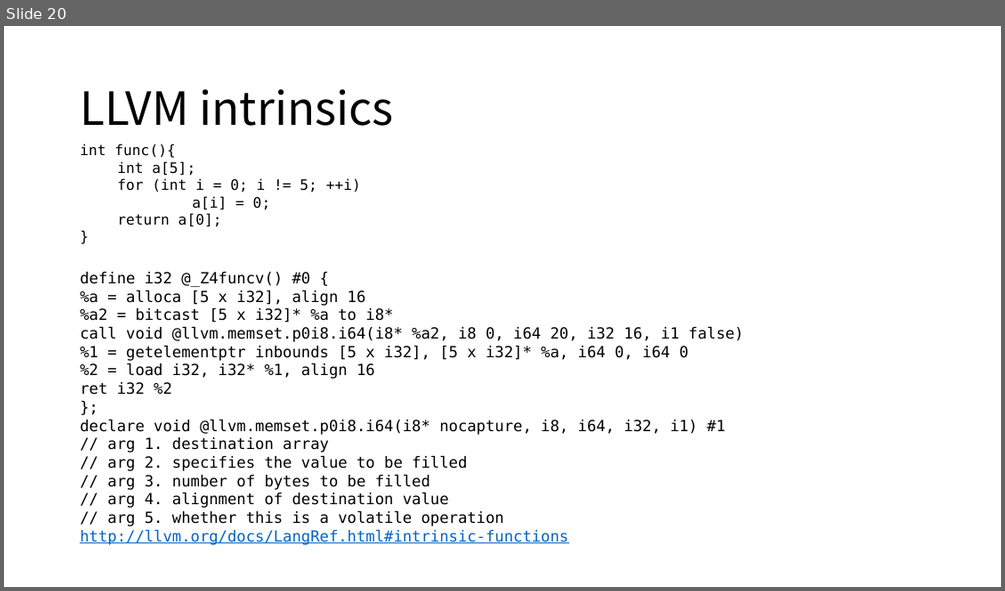
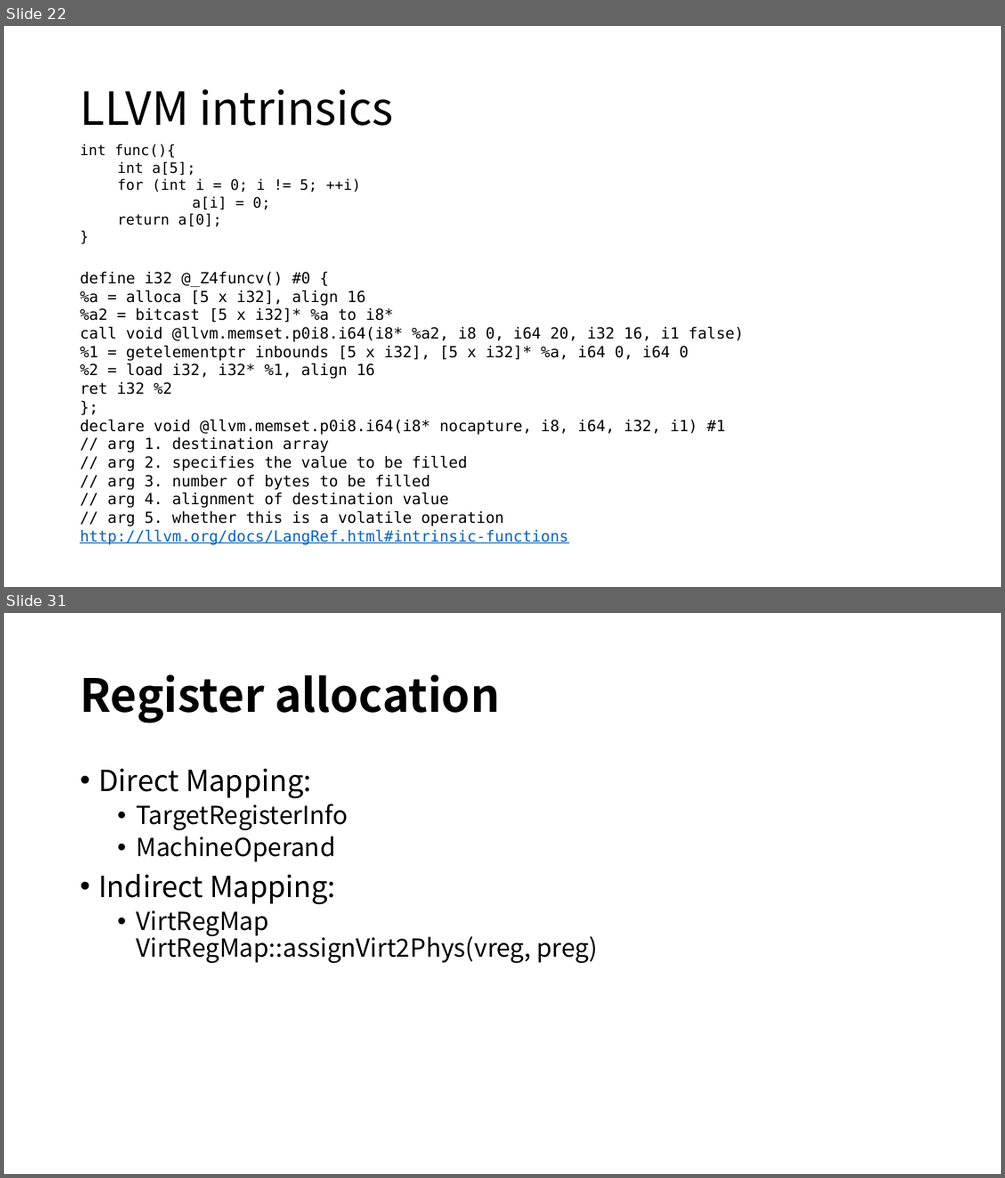
Before and after one commit to xiazhiqian/PPT-Work, a slide deck: LLVM Notes.pptx. Shown one above the other, each under a label of ours: slide 20 before the commit, slides 22 and 31 after it; the slides between them are not shown. The pictures are 1005x591 and 1005x1178 pixels, drawn with LibreOffice and Linux fonts; fonts in the diff are those of the drawing. Boxes give left, top, right and bottom in pixels: in the first picture for what was removed or moved away, otherwise in the second. Text is boxed around its words. In the diff, an @@ line names an element or a change of style, - is before the commit and + after.

```diff
--- a/LLVM Notes.pptx
+++ b/LLVM Notes.pptx
@@ slide 31 added at box(4, 613, 1001, 1174), background #FFFFFF @@
@@ title added at box(80, 674, 500, 723), 44 pt, text #000000, bold @@
+Register allocation
@@ text added at box(98, 768, 599, 963), 24 pt, text #000000 @@
+• Direct Mapping:
+  • TargetRegisterInfo
+  • MachineOperand
+• Indirect Mapping:
+  • VirtRegMap
+    VirtRegMap::assignVirt2Phys(vreg, preg)
@@ what was slide 20 is now slide 22 @@
```
Also in this commit, not shown: 2 slides changed, 20 other slides added.
